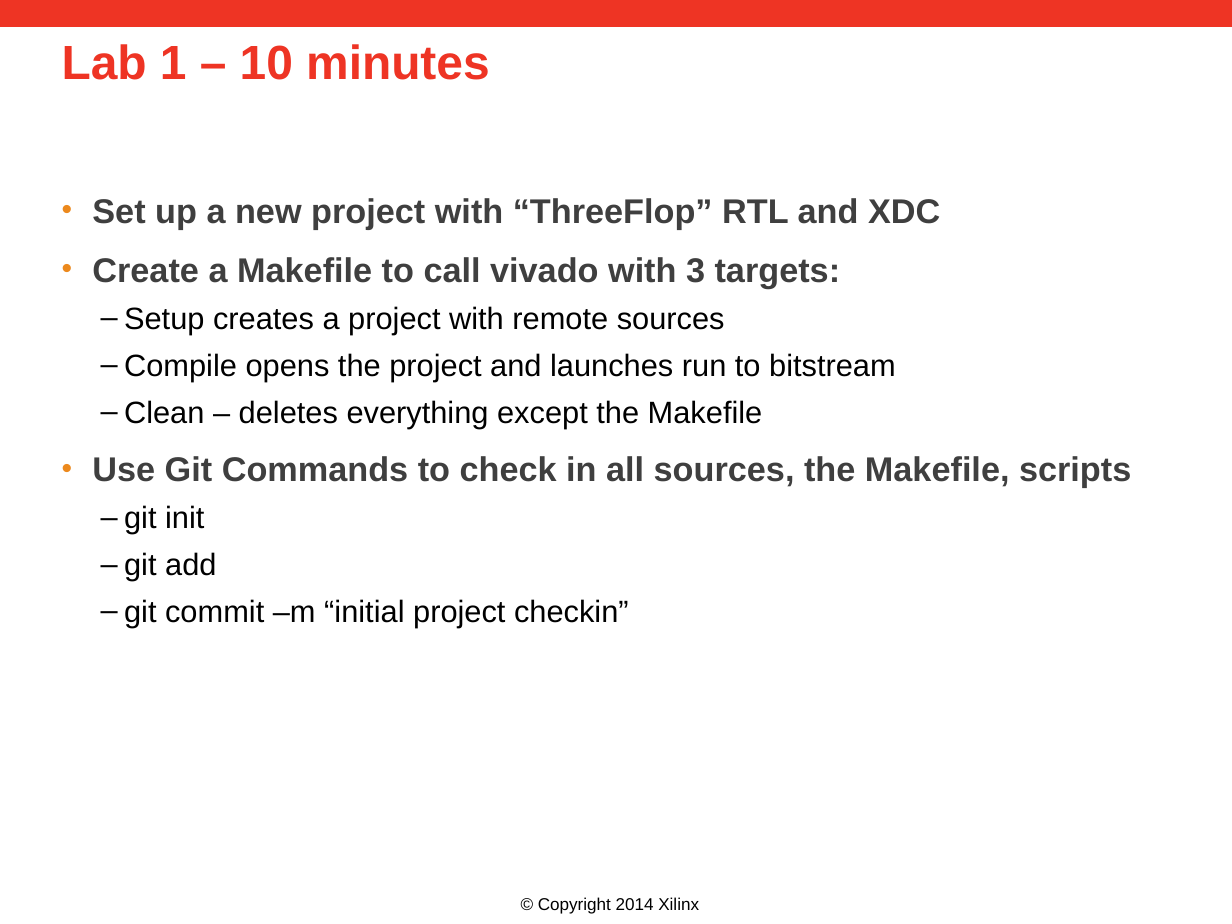
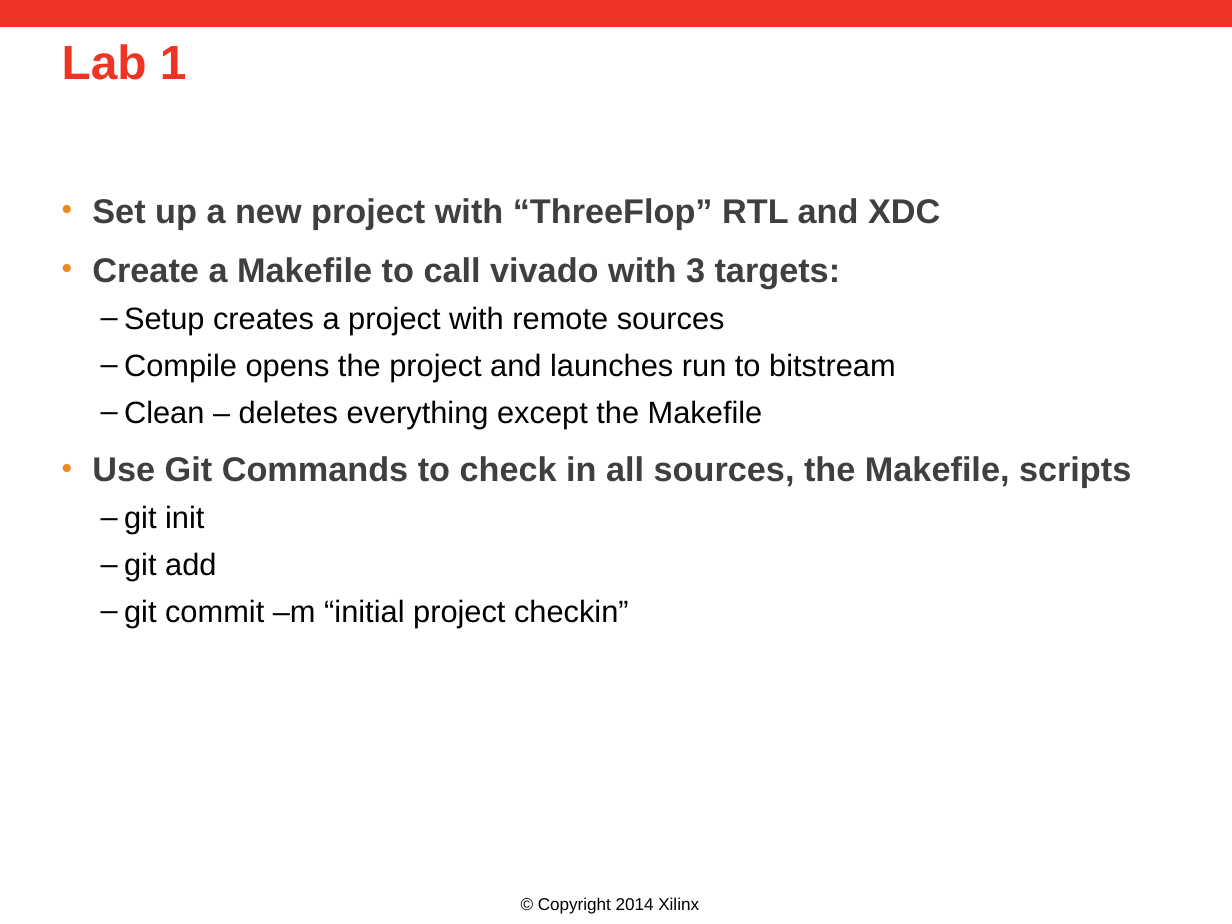
Before and after one commit to Xilinx/revCtrl, a slide deck: slide 17 of doc/versionControl.pptx. Drawn at 1232x924 pixels with LibreOffice and Linux fonts; fonts in the diff are those of the drawing; background and template pictures are left out. Boxes give left, top, right and bottom in pixels: in the first picture for what was removed or moved away, otherwise in the second. Text is boxed around its words. In the diff, an @@ line names an element or a change of style, - is before the commit and + after.

```diff
--- a/doc/versionControl.pptx
+++ b/doc/versionControl.pptx
@@ title at [62, 44, 187, 80]: text changed @@
-Lab 1 – 10 minutes
+Lab 1
```
Also in this commit, not shown: 11 other slides changed.
